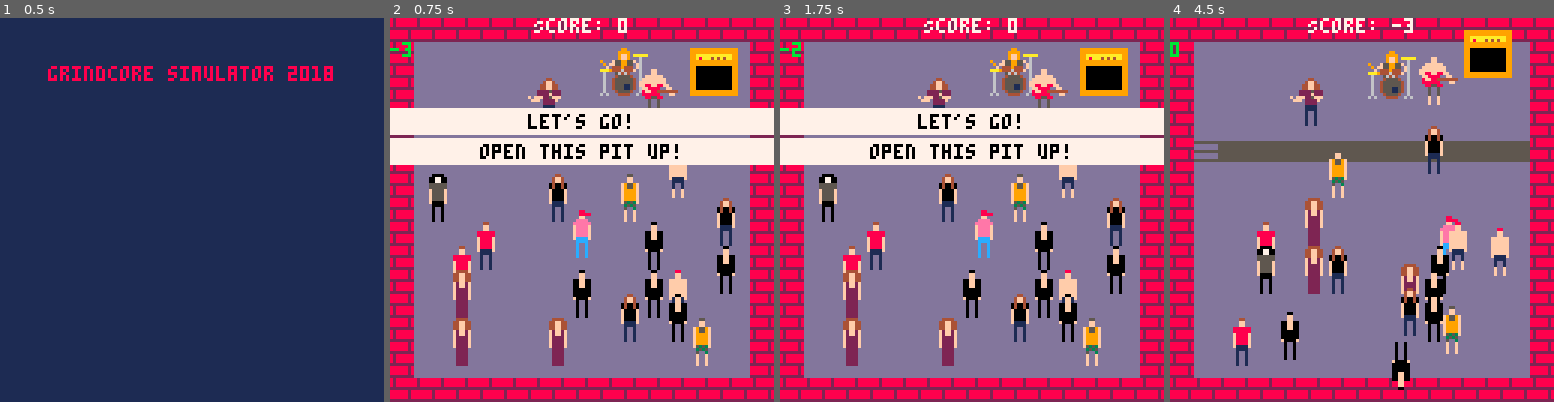
Above: before the commit, frames 1-4 (left to right).
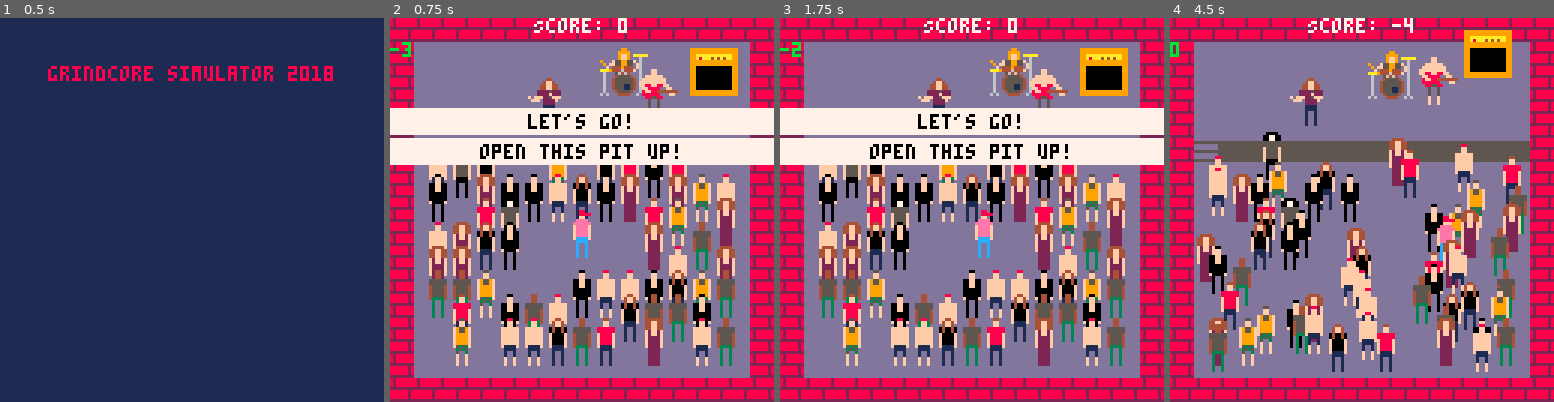
Above: after the commit, the same moments.

Repository: astann/grindcore-simulator-2018
Game: PICO-8 cartridge grindcore_simulator_2018.p8
The game is run twice, just before and just after one commit, with the same random seed, the same clock (stepped at 60 frames per second) and the same inputs.
Inputs:
- Up to frame 1 (0.5 s): no input
- Up to frame 2 (0.75 s): tap O (Z key) at 0.7 s
- Up to frame 3 (1.75 s): hold Right from 1.6 s (still down); tap O (Z key) at 1.7 s
- Up to frame 4 (4.5 s): release Right at 2.1 s; tap O (Z key) every 0.4 s from 2.1 to 4.1 s; hold Up 2.15-2.42 s; hold Right 2.47-3.03 s; hold Left 3.08-3.58 s; hold Down 3.63-3.97 s; hold Right from 4.02 s (still down)

Frame 1 is identical in both runs. In frame 2, 17% of the frame differs, in the area x 10-90%, y 38-91%; in frame 3, 17%; in frame 4, 23%, in the area x 7-93%, y 0-97%.

Commit message:
collision optimization

Diff:
--- a/grindcore_simulator_2018.p8
+++ b/grindcore_simulator_2018.p8
@@ -11,13 +11,19 @@
 
 sprite_count = 8
 
-down_chance = 700
+spawn_chance = 70
+down_chance = 998
 up_chance = 998
 
 song_length = 256 --[[1792]]
 
 state = main_menu
 t = 0
+
+group1 = {}
+group2 = {}
+group3 = {}
+group4 = {}
 
 function _init()
     palt(lime_green, true)
@@ -198,7 +204,7 @@
 
     for y = 1, 8 do
         for x = 1, 13 do
-            if rnd(100) < 20 and (x < 5 or x > 9 or y < 3 or y > 5) then
+            if rnd(100) < spawn_chance and (x < 5 or x > 9 or y < 3 or y > 5) then
                 local a = make_actor(get_random_actor_sprite(), x * 8, y * 8 + 36)
 
                 add(crowd, a)
@@ -224,7 +230,19 @@
             a.v_y *= -1
         end
 
-        for o in all(crowd) do
+        local group = 0
+
+        if a.p_y > 96 then
+            group = group4
+        elseif a.p_y > 64 then
+            group = group3
+        elseif a.p_y > 32 then
+            group = group2
+        elseif a.p_y > 0 then
+            group = group1
+        end
+
+        for o in all(group) do
             if collision(a, o) then
                 if (
                     state == song and
@@ -420,6 +438,22 @@
 
 function sort (data)
     local n = #data
+    group1 = {}
+    group2 = {}
+    group3 = {}
+    group4 = {}
+
+    for a in all(data) do
+        if a.p_y >= 96 then
+            add(group4, a)
+        elseif a.p_y >= 64 then
+            add(group3, a)
+        elseif a.p_y >= 32 then
+            add(group2, a)
+        elseif a.p_y >= 0 then
+            add(group1, a)
+        end
+    end
 
     -- form a max heap
     for i = flr(n / 2) + 1, 1, -1 do
